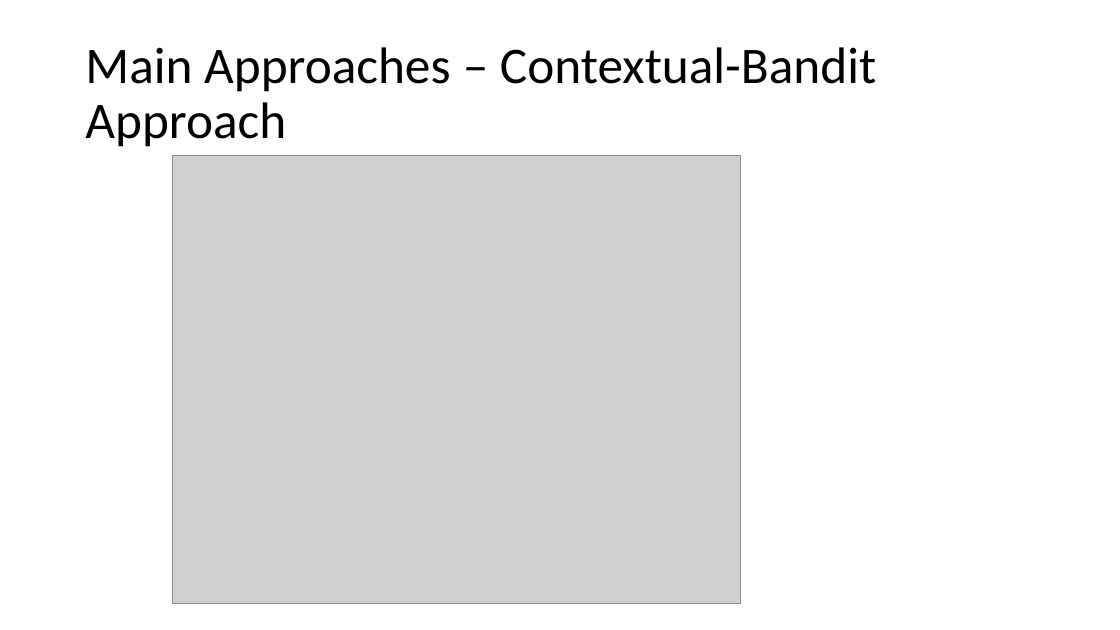
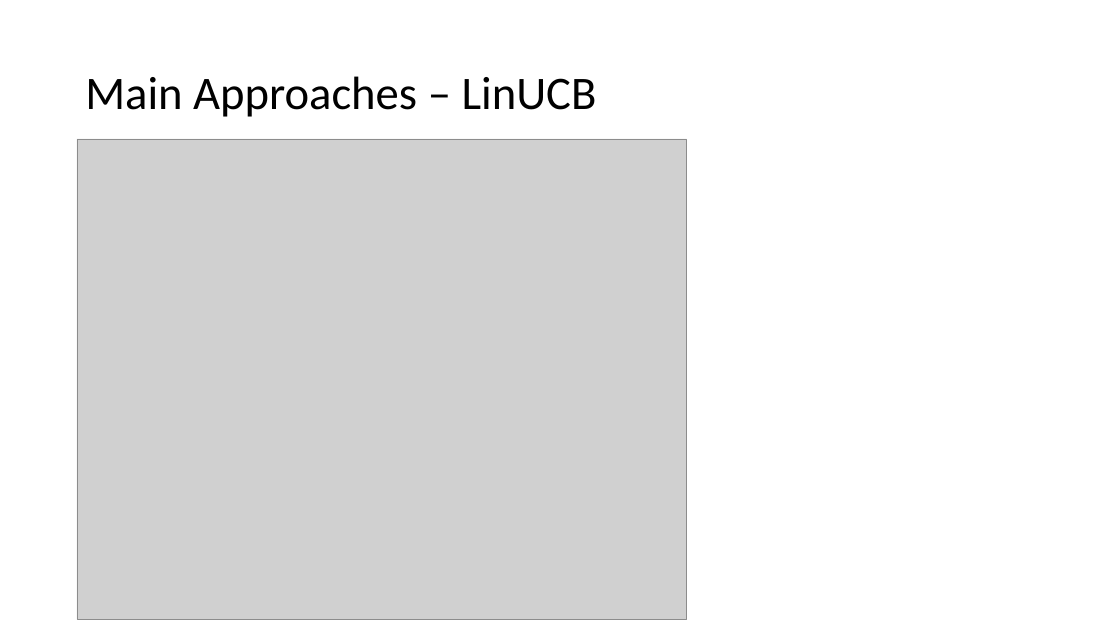
Before and after one commit to wzhe06/Ad-papers, a slide deck: slide 23 of Explore and Exploit/EandE.pptx (slide 24 before the commit). Drawn at 1120x630 pixels with LibreOffice and Linux fonts; fonts in the diff are those of the drawing; grey boxes stand for pictures. Boxes give left, top, right and bottom in pixels: in the first picture for what was removed or moved away, otherwise in the second. Text is boxed around its words. In the diff, an @@ line names an element or a change of style, - is before the commit and + after.

```diff
--- a/Explore and Exploit/EandE.pptx
+++ b/Explore and Exploit/EandE.pptx
@@ title at (85, 76, 597, 117): text changed; size 44 to 40 pt @@
-Main Approaches – Contextual-Bandit Approach
+Main Approaches – LinUCB
@@ picture: place and size @@
-picture at (173, 155, 742, 603)
+picture at (77, 139, 687, 619)
```
Also in this commit, not shown: 10 other slides changed, 2 slides added, 4 slides removed, 4 other files.
